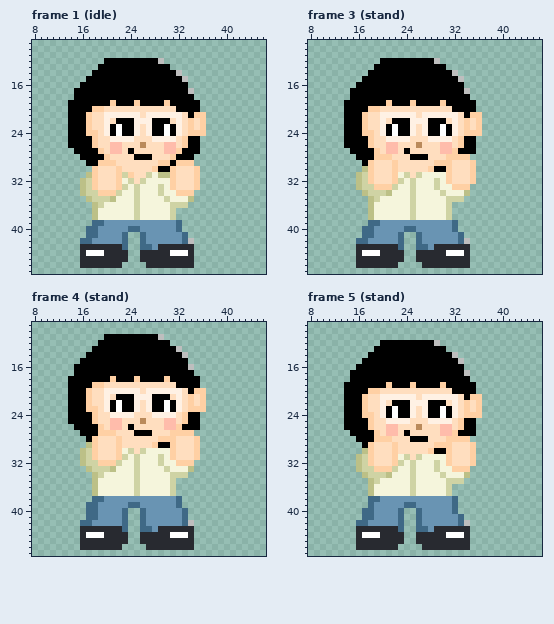
Pixel-art file -- Aseprite Files/Character/Yujeong.aseprite. This is how it looked before the edit.
58x51 pixels, 15 frames. Colours within 5 levels of each other are drawn and written as one. Shown: frame 1 (idle): x 8..46, y 9..47; frame 3 (stand): x 8..46, y 9..47; frame 4 (stand): x 8..46, y 9..47; frame 5 (stand): x 8..46, y 9..47. The commit also changed other frames, which this record leaves out.
Once edited:
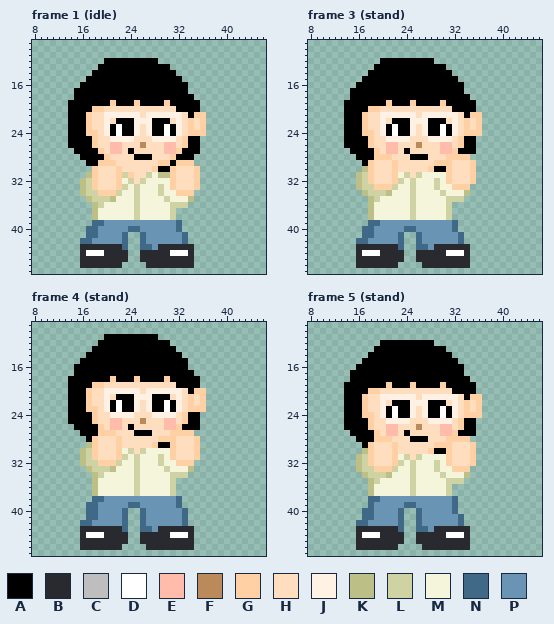
Palette (. is transparent): A #000000  B #282a30  C #bebebe  D #ffffff  E #ffbcab  F #ba8a5b  G #ffd0a4  H #ffdebf  J #fff1e4  K #bcc087  L #cfd3a4  M #f5f5dc  N #3f6986  P #6994b3
Edits made:
{"where": "frame 1 (idle), layer \"yujeong\""}
{"frame":1,"y":12,"x":29,"old":"C","new":"."}
{"frame":1,"y":14,"x":32,"old":"C","new":"."}
{"frame":1,"y":15,"x":33,"old":"C","new":"."}
{"frame":1,"y":17,"x":34,"old":"C","new":"."}
{"frame":1,"y":42,"x":34,"old":"C","new":"."}
{"where": "frame 3 (stand), layer \"yujeong\""}
{"frame":3,"y":12,"x":29,"old":"C","new":"."}
{"frame":3,"y":14,"x":32,"old":"C","new":"."}
{"frame":3,"y":15,"x":33,"old":"C","new":"."}
{"frame":3,"y":17,"x":34,"old":"C","new":"."}
{"frame":3,"y":42,"x":34,"old":"C","new":"."}
{"where": "frame 4 (stand), layer \"yujeong\""}
{"frame":4,"y":11,"x":29,"old":"C","new":"."}
{"frame":4,"y":13,"x":32,"old":"C","new":"."}
{"frame":4,"y":14,"x":33,"old":"C","new":"."}
{"frame":4,"y":16,"x":34,"old":"C","new":"."}
{"frame":4,"y":42,"x":34,"old":"C","new":"."}
{"where": "frame 5 (stand), layer \"yujeong\""}
{"frame":5,"y":12,"x":29,"old":"C","new":"."}
{"frame":5,"y":14,"x":32,"old":"C","new":"."}
{"frame":5,"y":15,"x":33,"old":"C","new":"."}
{"frame":5,"y":17,"x":34,"old":"C","new":"."}
{"frame":5,"y":42,"x":34,"old":"C","new":"."}
{"label":"erased","picture_box":[158,58,194,94]}
{"label":"erased","picture_box":[188,238,194,244]}
{"label":"erased","picture_box":[434,58,470,94]}
{"label":"erased","picture_box":[464,238,470,244]}
{"label":"erased","picture_box":[158,334,194,370]}
{"label":"erased","picture_box":[188,520,194,526]}
{"label":"erased","picture_box":[434,340,470,376]}
{"label":"erased","picture_box":[464,520,470,526]}
